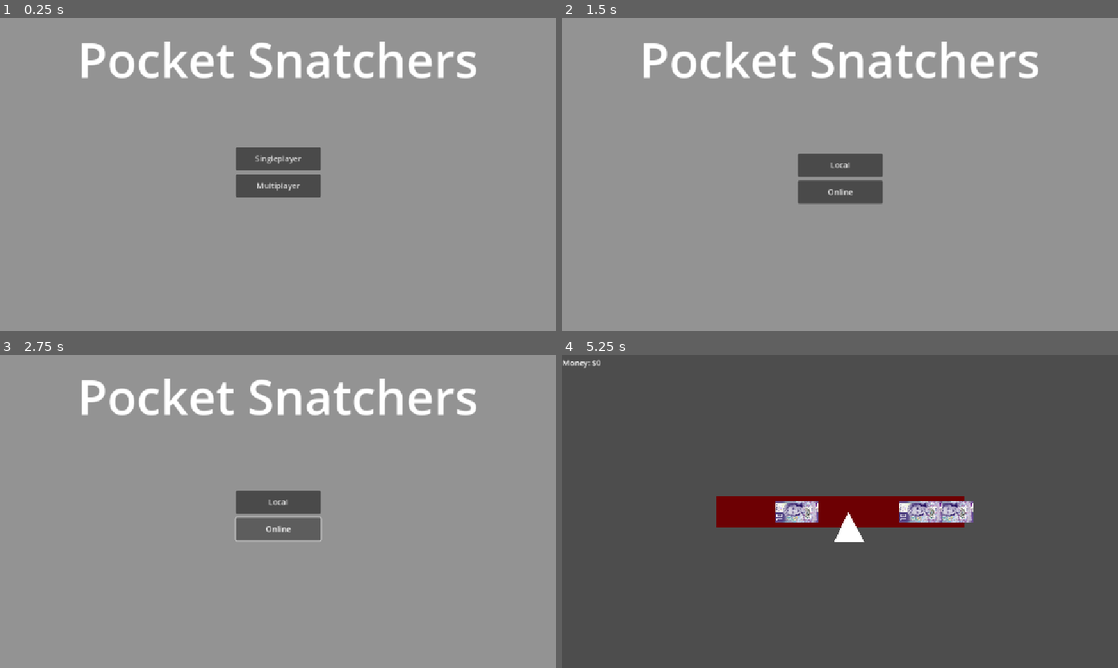
Above: before the commit, frames 1-4 (two rows, left to right).
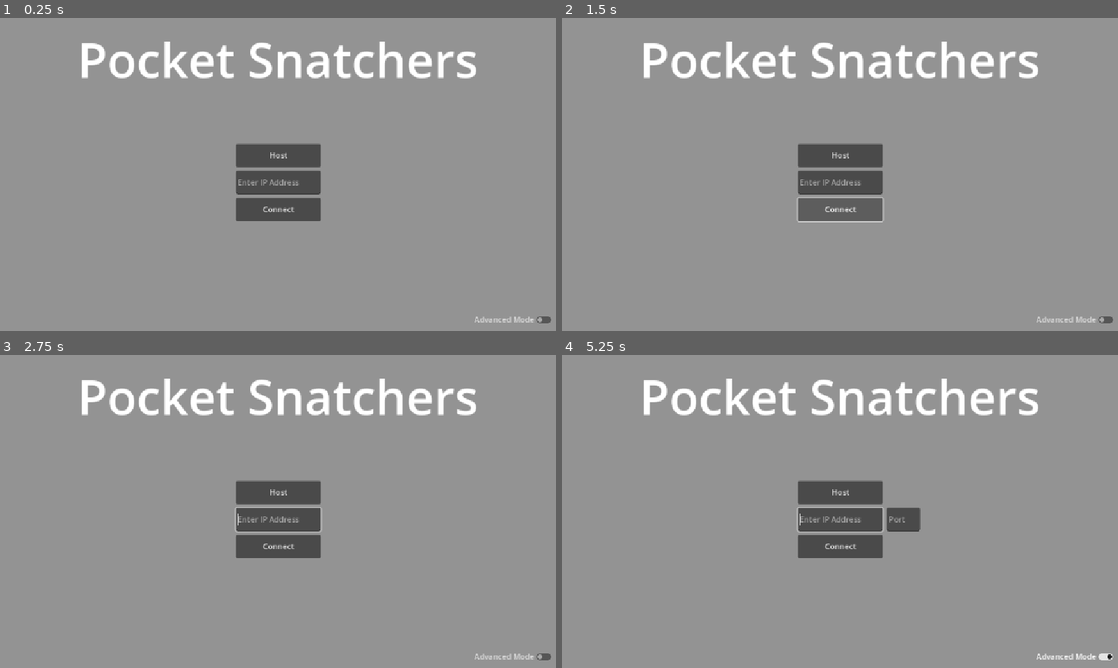
Above: after the commit, the same moments.

Repository: V3AI-Seven/English-Game
Game: Godot game, scene res://scenes/mainMenu/mainMenu.tscn
Two runs of this game, one before a commit and one after it. Both use one fixed random seed, a clock stepped at 60 frames per second and the inputs below.
Inputs (mouse positions are in pixels of both pictures, inside the frame that each line leads up to):
- Up to frame 1 (0.25 s): no input
- Up to frame 2 (1.5 s): click (840, 187) at 0.5 s, where only the run before the commit has a clickable "Multiplayer"; click (840, 208) at 1.25 s, where only the run after the commit has a clickable "Connect"
- Up to frame 3 (2.75 s): click (278, 530) at 2 s, where only the run before the commit has a clickable "Online"
- Up to frame 4 (5.25 s): click (840, 492) at 2.75 s, where only the run after the commit has a clickable "Host"; click (1073, 655) at 3.5 s, where only the run after the commit has a clickable "Advanced Mode"; click (840, 530) at 4.25 s, where only the run before the commit has a clickable "Confirm"; click (840, 442) at 5 s, where only the run before the commit has a clickable "Easy"

The runs differ from the first frame. In frame 1, 2.2% of the frame differs, in the area x 42-100%, y 40-98%; in frame 2, 2.2%; in frame 3, 2.3%; in frame 4, 98%, in the area x 0-100%, y 0-100%.

Commit message:
Some setup work for multiplayer
may or may not be replaced eventually

Diff:
--- a/globals/globalFunctions.gd
+++ b/globals/globalFunctions.gd
@@ -1,4 +1,4 @@
 extends Node
-func _notification(notification):
-	if notification == NOTIFICATION_WM_CLOSE_REQUEST:
+func _notification(notificaton):
+	if notificaton == NOTIFICATION_WM_CLOSE_REQUEST:
 		get_tree().quit() # default behavior
--- a/scenes/finishScreen/finishScreen.tscn
+++ b/scenes/finishScreen/finishScreen.tscn
@@ -76,6 +76,7 @@
 horizontal_alignment = 1
 
 [node name="exit" type="Button" parent="singleplayerFinish"]
+layout_mode = 0
 offset_left = 408.0
 offset_top = 537.0
 offset_right = 744.0
--- a/scenes/mainMenu/mainMenu.tscn
+++ b/scenes/mainMenu/mainMenu.tscn
@@ -1,6 +1,7 @@
-[gd_scene load_steps=5 format=3 uid="uid://cpibi7hn4bxfb"]
+[gd_scene load_steps=6 format=3 uid="uid://cpibi7hn4bxfb"]
 
 [ext_resource type="Script" uid="uid://by5cp1jhx5eqw" path="res://scenes/mainMenu/playerSelect.gd" id="1_vvnar"]
+[ext_resource type="Script" uid="uid://0bqex7jgxjfn" path="res://scenes/mainMenu/onlineMultiplayer.gd" id="2_6q8wo"]
 [ext_resource type="Script" uid="uid://cxhwv4l5j62l" path="res://scenes/mainMenu/modeSelector.gd" id="2_xjkj1"]
 
 [sub_resource type="Gradient" id="Gradient_fu7sn"]
@@ -36,7 +37,6 @@
 horizontal_alignment = 1
 
 [node name="multiplayer" type="Control" parent="."]
-visible = false
 layout_mode = 3
 anchors_preset = 0
 offset_left = 576.0
@@ -46,11 +46,13 @@
 script = ExtResource("1_vvnar")
 
 [node name="onlineChoice" type="Control" parent="multiplayer"]
+visible = false
 anchors_preset = 0
 offset_right = 40.0
 offset_bottom = 40.0
 
 [node name="local" type="Button" parent="multiplayer/onlineChoice"]
+layout_mode = 0
 offset_left = -88.0
 offset_top = -40.0
 offset_right = 88.0
@@ -58,6 +60,7 @@
 text = "Local"
 
 [node name="online" type="Button" parent="multiplayer/onlineChoice"]
+layout_mode = 0
 offset_left = -88.0
 offset_top = 16.0
 offset_right = 88.0
@@ -99,7 +102,54 @@
 offset_bottom = 56.0
 text = "Confirm"
 
+[node name="online" type="Control" parent="multiplayer"]
+anchors_preset = 0
+offset_top = -20.0
+offset_right = 40.0
+offset_bottom = 20.0
+script = ExtResource("2_6q8wo")
+
+[node name="host" type="Button" parent="multiplayer/online"]
+layout_mode = 0
+offset_left = -88.0
+offset_top = 72.0
+offset_right = 88.0
+offset_bottom = 120.0
+text = "Connect"
+
+[node name="connect" type="Button" parent="multiplayer/online"]
+layout_mode = 0
+offset_left = -88.0
+offset_top = -40.0
+offset_right = 88.0
+offset_bottom = 8.0
+text = "Host"
+
+[node name="ipAddress" type="LineEdit" parent="multiplayer/online"]
+layout_mode = 0
+offset_left = -88.0
+offset_top = 16.0
+offset_right = 88.0
+offset_bottom = 64.0
+placeholder_text = "Enter IP Address"
+
+[node name="port" type="LineEdit" parent="multiplayer/online/ipAddress"]
+visible = false
+offset_left = 184.0
+offset_right = 253.0
+offset_bottom = 48.0
+placeholder_text = "Port"
+
+[node name="portVisibility" type="CheckButton" parent="multiplayer/online"]
+layout_mode = 0
+offset_left = 400.0
+offset_top = 308.0
+offset_right = 572.0
+offset_bottom = 339.0
+text = "Advanced Mode"
+
 [node name="modeSelector" type="Control" parent="."]
+visible = false
 anchors_preset = 0
 offset_right = 40.0
 offset_bottom = 40.0
@@ -123,6 +173,7 @@
 
 [connection signal="pressed" from="multiplayer/onlineChoice/local" to="multiplayer" method="localMultiplayer"]
 [connection signal="pressed" from="multiplayer/local/playerConfirmButton" to="multiplayer" method="playerCountConfirmed"]
+[connection signal="toggled" from="multiplayer/online/portVisibility" to="multiplayer/online" method="portVisibility"]
 [connection signal="pressed" from="modeSelector/multiplayer" to="multiplayer" method="multiplayerSelect"]
 [connection signal="pressed" from="modeSelector/multiplayer" to="modeSelector" method="multiplayer"]
 [connection signal="pressed" from="modeSelector/singleplayer" to="modeSelector" method="singleplayer"]
--- /dev/null
+++ b/scenes/mainMenu/onlineMultiplayer.gd
@@ -0,0 +1,37 @@
+extends Control
+
+const MAX_CONNECTIONS = 2
+
+var multiplayer_peer = ENetMultiplayerPeer.new()
+var port = 6000
+var ip  = "127.0.0.1"
+
+var player
+
+func _ready():
+	multiplayer.peer_connected.connect(_on_player_connected)
+	multiplayer.peer_disconnected.connect(_on_player_disconnected)
+	multiplayer.connected_to_server.connect(_on_connected_ok)
+	multiplayer.connection_failed.connect(_on_connected_fail)
+	multiplayer.server_disconnected.connect(_on_server_disconnected)
+
+func portVisibility(toggled_on: bool) -> void: #Toggles the visibility of the port selector, based on the switch
+	if toggled_on:
+		$ipAddress/port.visible = true
+	elif !toggled_on:
+		$ipAddress/port.visible = false
+
+func _on_player_connected() -> void:
+	pass
+
+func _on_player_disconnected() -> void:
+	pass
+
+func _on_connected_ok() -> void:
+	pass
+
+func _on_connected_fail() -> void:
+	pass
+
+func _on_server_disconnected() -> void:
+	pass
Not shown, added: scenes/mainMenu/onlineMultiplayer.gd.uid
